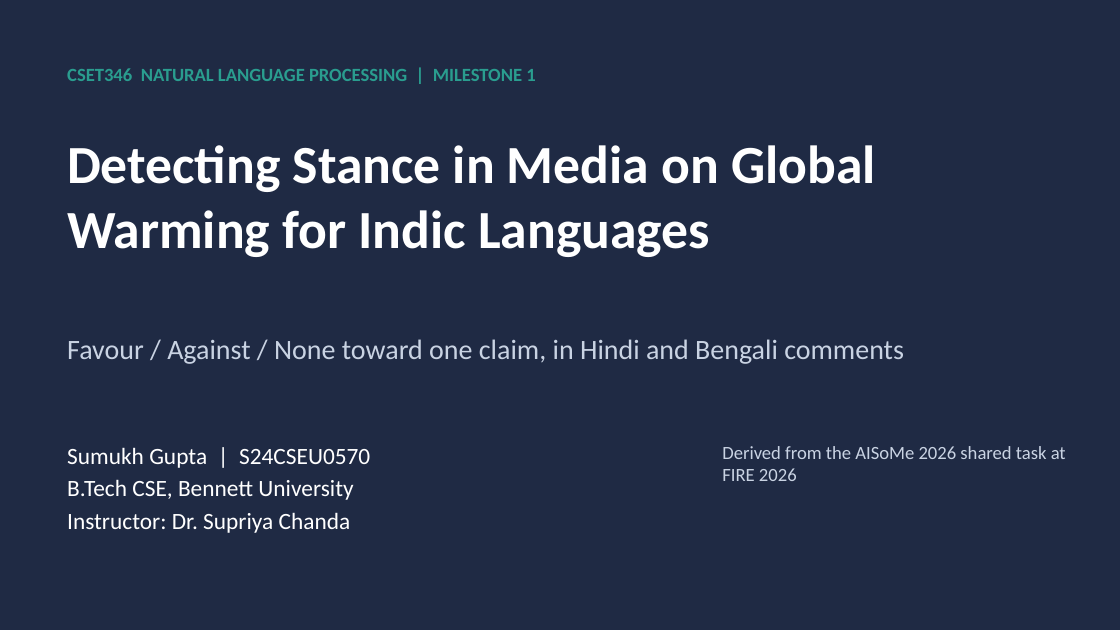
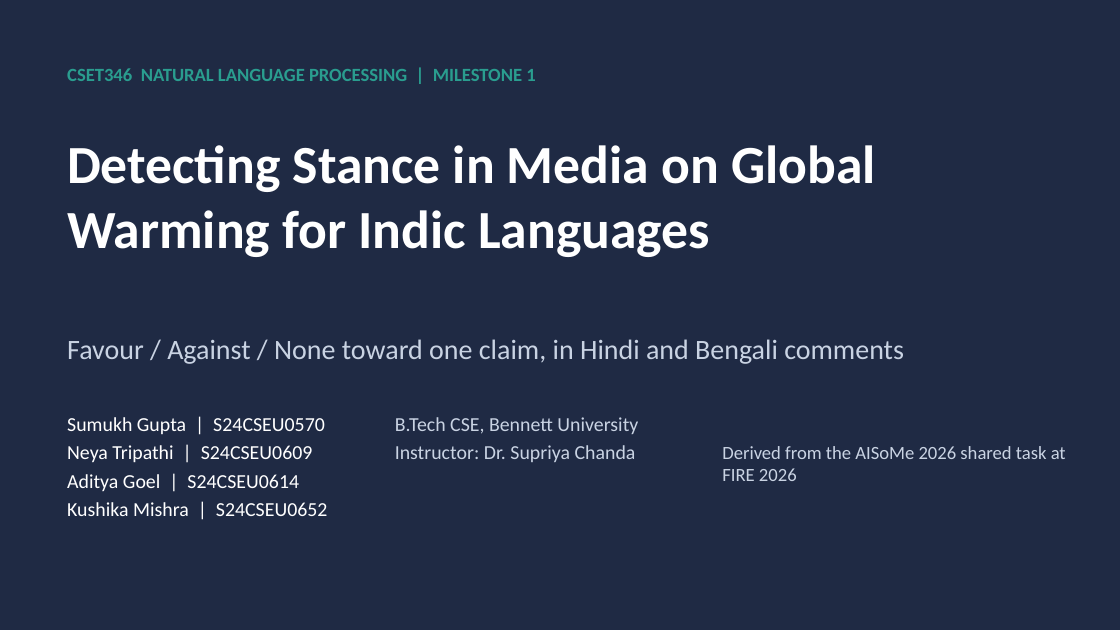
Before and after one commit to sumukh-dgaf/indic-climate-stance, a slide deck: slide 1 of outputs/Milestone1_Sumukh_S24CSEU0570.pptx. Drawn at 1120x630 pixels with LibreOffice and Linux fonts; fonts in the diff are those of the drawing. Boxes give left, top, right and bottom in pixels: in the first picture for what was removed or moved away, otherwise in the second. Text is boxed around its words. In the diff, an @@ line names an element or a change of style, - is before the commit and + after.

```diff
--- a/outputs/Milestone1_Sumukh_S24CSEU0570.pptx
+++ b/outputs/Milestone1_Sumukh_S24CSEU0570.pptx
@@ text added at <box>67,417,328,516</box>, 17 pt, text #FFFFFF @@
+Sumukh Gupta | S24CSEU0570
+Neya Tripathi | S24CSEU0609
+Aditya Goel | S24CSEU0614
+Kushika Mishra | S24CSEU0652
@@ text "B.Tech CSE, Bennett University": place and size @@
-text "B.Tech CSE, Bennett University" at <box>67,447,370,533</box>
+text "B.Tech CSE, Bennett University" at <box>395,417,638,462</box>
@@ text "B.Tech CSE, Bennett University" at <box>395,417,638,462</box>: size 20 to 17 pt, text colour #FFFFFF to #C9D3E3 @@
@@ text at <box>67,447,370,468</box>: paragraph removed @@
-Sumukh Gupta | S24CSEU0570
```
Also in this commit, not shown: 9 other slides changed, 2 other files.
